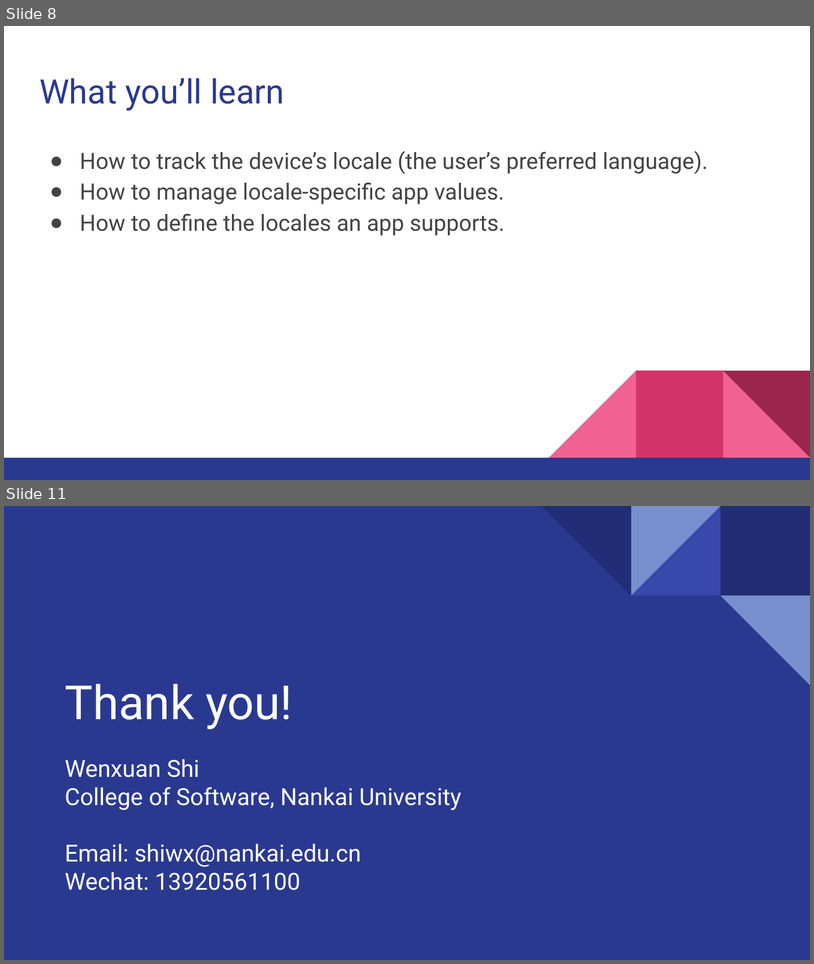
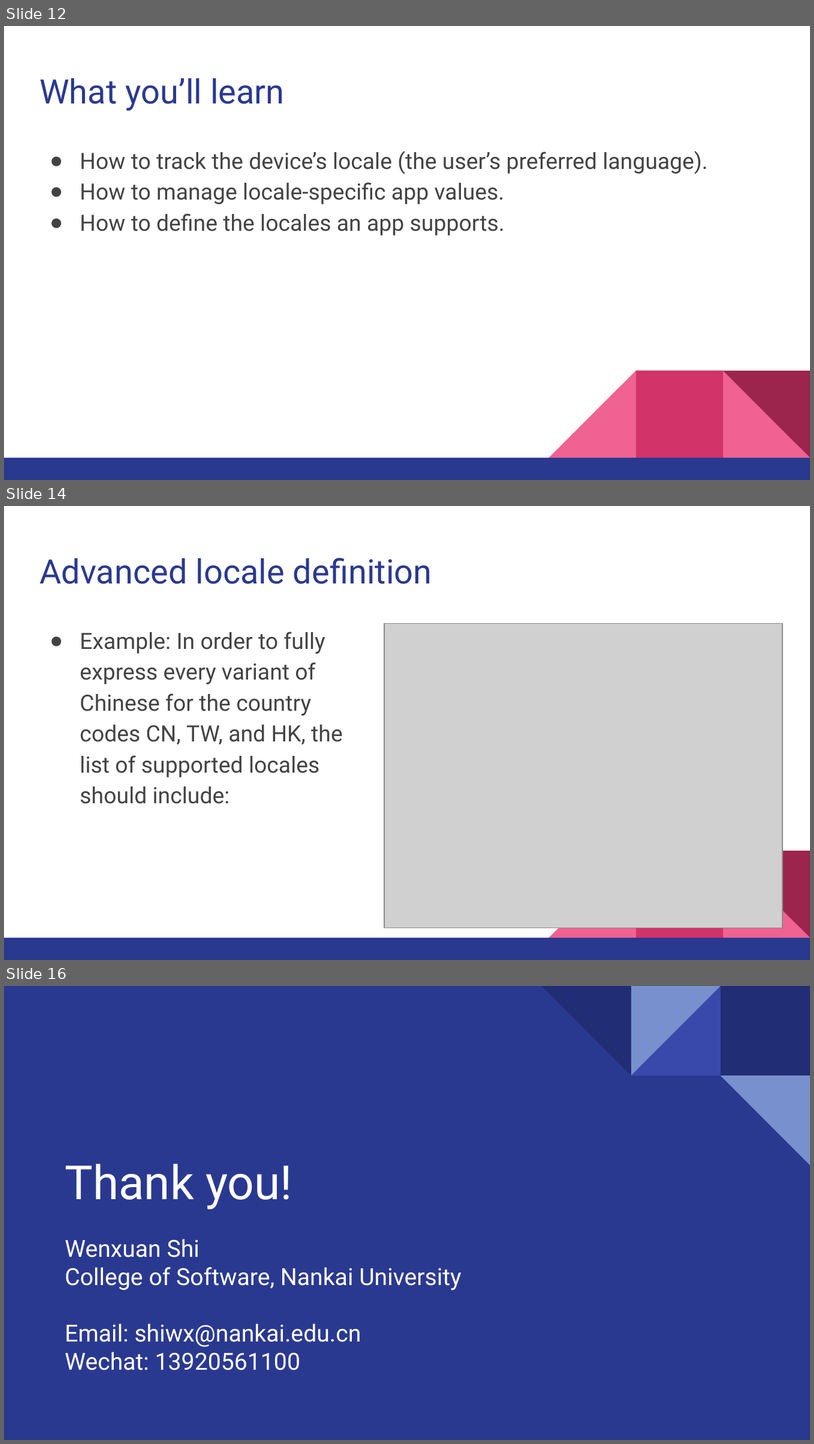
Before and after one commit to walkman617/Flutter2, a slide deck: Lecture/C05 Accessibility_Internationalization.pptx. Shown one above the other, each under a label of ours: slides 8 and 11 before the commit, slides 12, 14 and 16 after it; the slides between them are not shown. The pictures are 814x964 and 814x1444 pixels, drawn with LibreOffice and Linux fonts; fonts in the diff are those of the drawing; grey boxes stand for pictures. Boxes give left, top, right and bottom in pixels: in the first picture for what was removed or moved away, otherwise in the second. Text is boxed around its words. In the diff, an @@ line names an element or a change of style, - is before the commit and + after.

```diff
--- a/Lecture/C05 Accessibility_Internationalization.pptx
+++ b/Lecture/C05 Accessibility_Internationalization.pptx
@@ slide 14 added at box(4, 506, 810, 960), background #FFFFFF; not listed: 5 template elements that a slide beside it also shows @@
@@ title added at box(39, 558, 432, 584), 30 pt, text #2A3990 @@
+Advanced locale definition
@@ text added at box(80, 631, 343, 804), 20 pt, text #434343 @@
+● Example: In order to fully express every variant of Chinese for the country codes CN, TW, and HK, the list of supported locales should include:
@@ picture added at box(384, 623, 783, 927) @@
@@ what was slide 8 is now slide 12 @@
@@ what was slide 11 is now slide 16 @@
```
Also in this commit, not shown: 1 slide changed, 5 other slides added, 1 slide removed.
